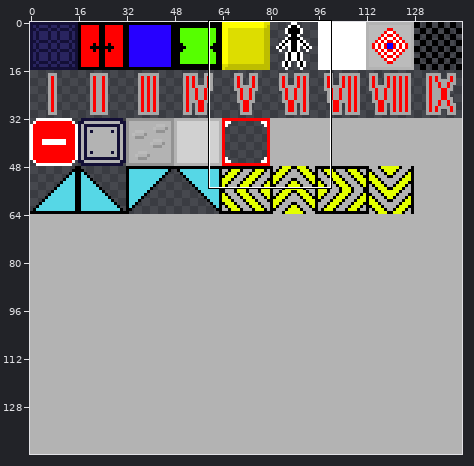
Two versions of one sprite sheet, PuzzleTester/maps/tiles.png. The first picture is a wide view before the edit; the outline marks the close-up.
Close-up. The starting point:
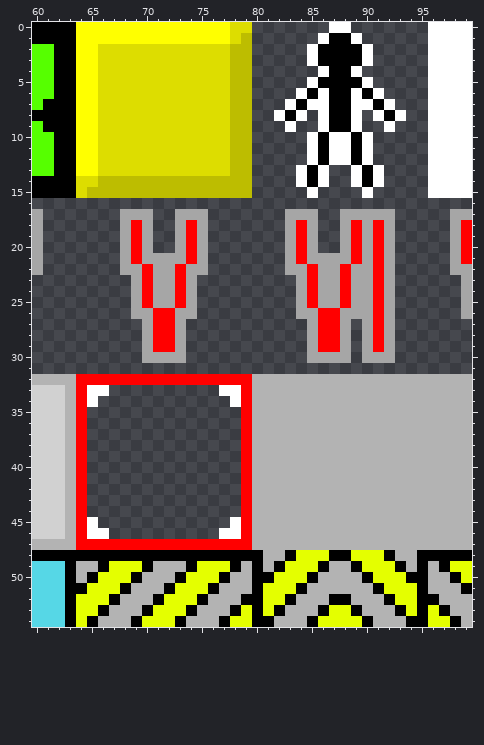
The file is 144x144 pixels. Shown: x 60..99, y 0..54.
New version:
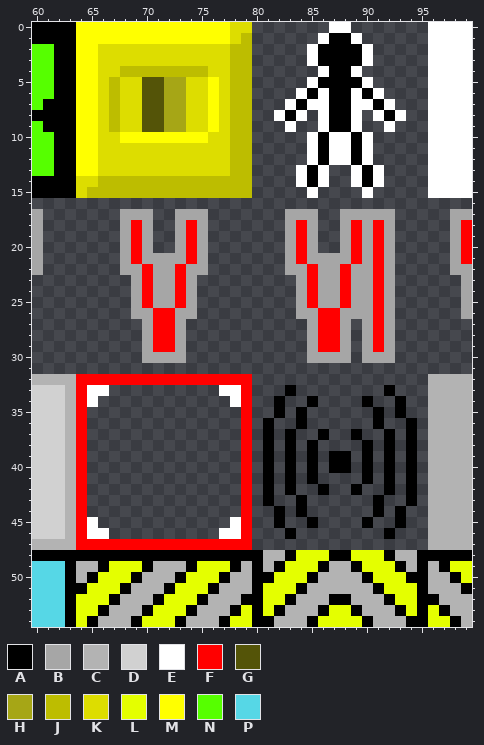
Palette (. is transparent): A #000000  B #a6a6a6  C #b3b3b3  D #d1d1d1  E #ffffff  F #ff0000  G #545408  H #a6a616  J #bdbd00  K #dddd00  L #e4ff00  M #ffff00  N #56ff00  P #56d7e6
Difference:
{"y":4,"x":68,"old":"KKKKKKKK","new":"JJJJJJJJ"}
{"y":5,"x":67,"old":"K","new":"J"}
{"y":5,"x":70,"old":"KKKK","new":"GGHH"}
{"y":5,"x":76,"old":"K","new":"M"}
{"y":6,"x":67,"old":"K","new":"J"}
{"y":6,"x":70,"old":"KKKK","new":"GGHH"}
{"y":6,"x":76,"old":"K","new":"M"}
{"y":7,"x":67,"old":"K","new":"J"}
{"y":7,"x":70,"old":"KKKK","new":"GGHH"}
{"y":7,"x":76,"old":"K","new":"M"}
{"y":8,"x":67,"old":"K","new":"J"}
{"y":8,"x":70,"old":"KKKK","new":"GGHH"}
{"y":8,"x":76,"old":"K","new":"M"}
{"y":9,"x":67,"old":"K","new":"J"}
{"y":9,"x":70,"old":"KKKK","new":"GGHH"}
{"y":9,"x":76,"old":"K","new":"M"}
{"y":10,"x":68,"old":"KKKKKKKK","new":"MMMMMMMM"}
{"y":32,"x":80,"old":"CCCCCCCCCCCCCCCC","new":"................"}
{"y":33,"x":80,"old":"CCCCCCCCCCCCCCCC","new":"...A........A..."}
{"y":34,"x":80,"old":"CCCCCCCCCCCCCCCC","new":"..A..A....A..A.."}
{"y":35,"x":80,"old":"CCCCCCCCCCCCCCCC","new":"..A.A......A.A.."}
{"y":36,"x":80,"old":"CCCCCCCCCCCCCCCC","new":".A..A......A..A."}
{"y":37,"x":80,"old":"CCCCCCCCCCCCCCCC","new":".A.A..A..A..A.A."}
{"y":38,"x":80,"old":"CCCCCCCCCCCCCCCC","new":".A.A.A....A.A.A."}
{"y":39,"x":80,"old":"CCCCCCCCCCCCCCCC","new":".A.A.A.AA.A.A.A."}
{"y":40,"x":80,"old":"CCCCCCCCCCCCCCCC","new":".A.A.A.AA.A.A.A."}
{"y":41,"x":80,"old":"CCCCCCCCCCCCCCCC","new":".A.A.A....A.A.A."}
{"y":42,"x":80,"old":"CCCCCCCCCCCCCCCC","new":".A.A..A..A..A.A."}
{"y":43,"x":80,"old":"CCCCCCCCCCCCCCCC","new":".A..A......A..A."}
{"y":44,"x":80,"old":"CCCCCCCCCCCCCCCC","new":"..A.A......A.A.."}
{"y":45,"x":80,"old":"CCCCCCCCCCCCCCCC","new":"..A..A....A..A.."}
{"y":46,"x":80,"old":"CCCCCCCCCCCCCCCC","new":"...A........A..."}
{"y":47,"x":80,"old":"CCCCCCCCCCCCCCCC","new":"................"}
{"label":"changed","picture_box":[109,66,219,143]}
{"label":"changed","picture_box":[252,374,428,550]}
